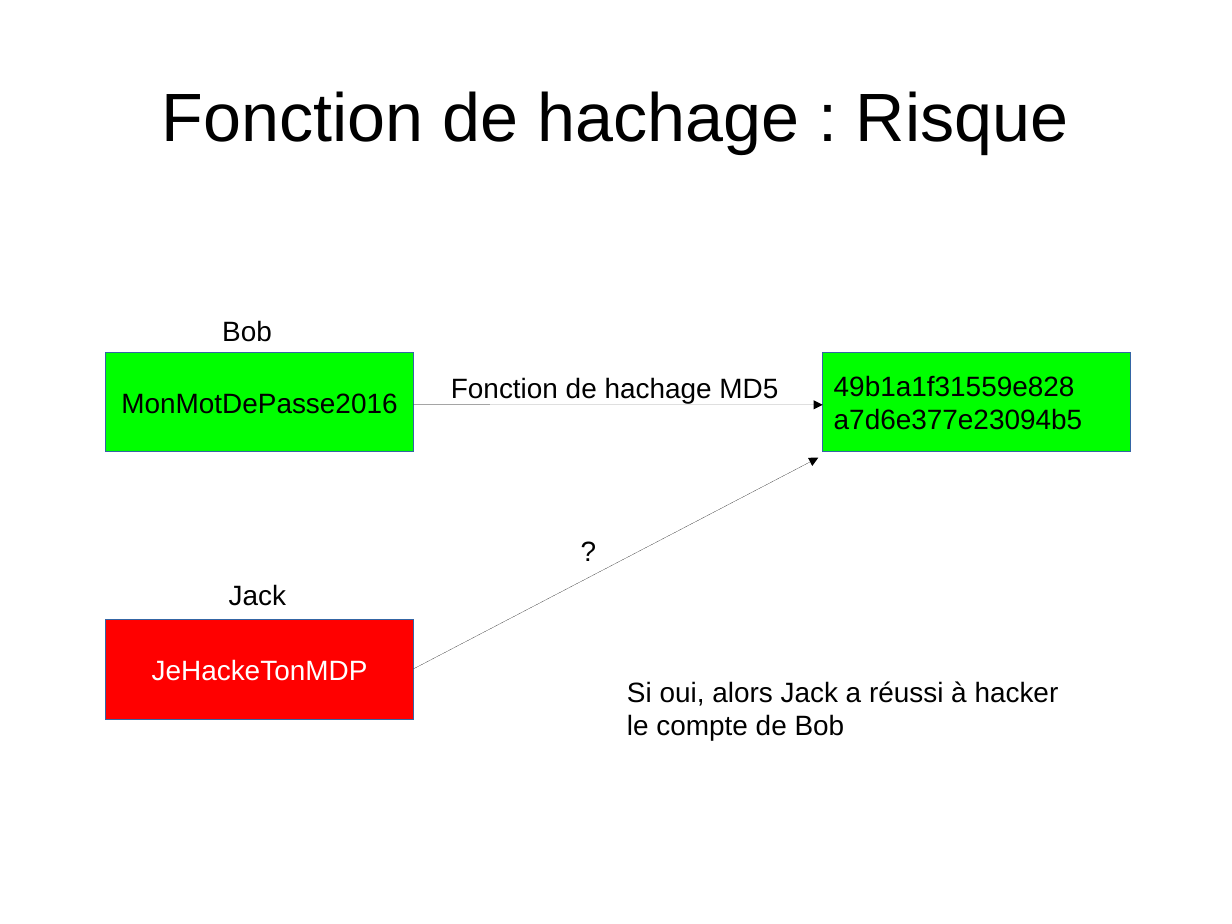
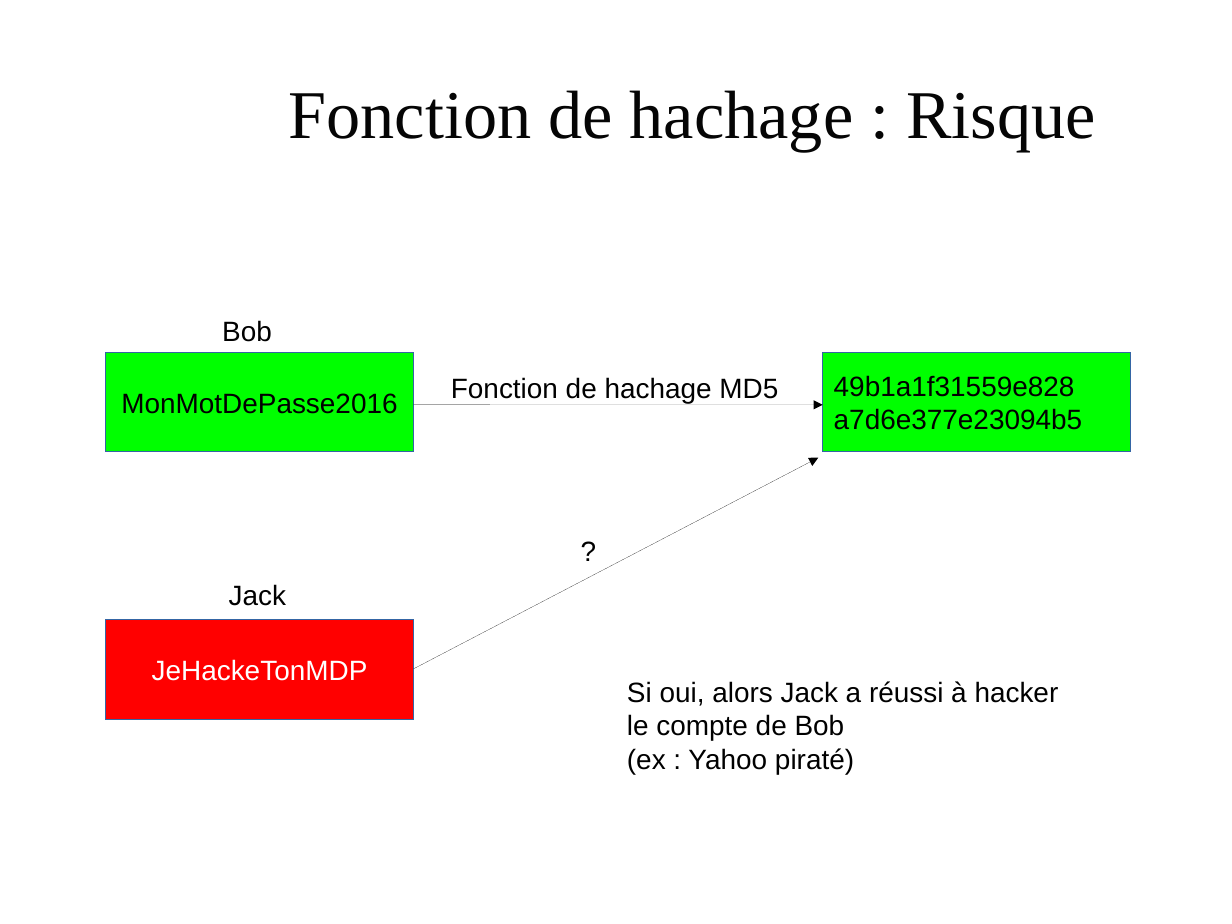
Before and after one commit to jajoe/HMAC, a slide deck: slide 6 of doc/presentation.odp. Drawn at 1232x924 pixels with LibreOffice and Linux fonts; fonts in the diff are those of the drawing; background and template pictures are left out. Boxes give left, top, right and bottom in pixels: in the first picture for what was removed or moved away, otherwise in the second. Text is boxed around its words. In the diff, an @@ line names an element or a change of style, - is before the commit and + after.

Commit message:
Update the presentation

```diff
--- a/doc/presentation.odp
+++ b/doc/presentation.odp
@@ title "Fonction de hachage : Risque": place and size @@
-title "Fonction de hachage : Risque" at (162,91,1068,153)
+title "Fonction de hachage : Risque" at (289,90,1095,152)
@@ title "Fonction de hachage : Risque" at (289,90,1095,152): font Arial to Times New Roman, text colour #000000 to #050505 @@
@@ text at (627,748,854,774): paragraph added @@
+(ex : Yahoo piraté)
```
Also in this commit, not shown: 9 other slides changed, 8 slides added, 1 slide removed, 1 other file.
